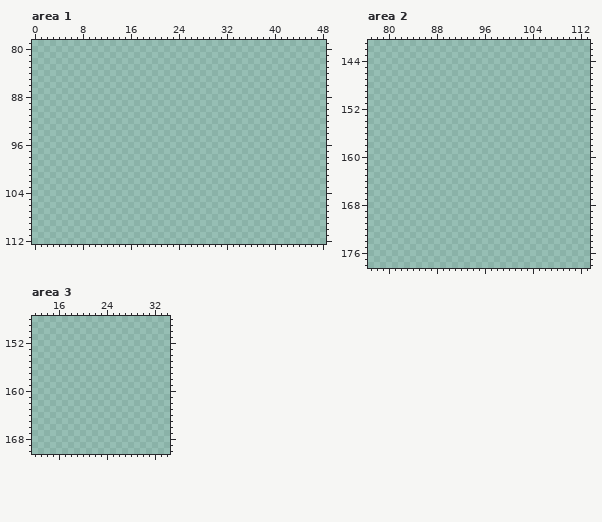
File history of a pixel-art file, assets/ld51.aseprite. The picture above was drawn from the file before the commit.
512x512 pixels, 1 frame. Colours within 5 levels of each other are drawn and written as one. Shown: area 1: x 0..48, y 79..112; area 2: x 77..113, y 141..178; area 3: x 12..34, y 148..170. The commit also changed other parts of the picture, which this record leaves out.
After:
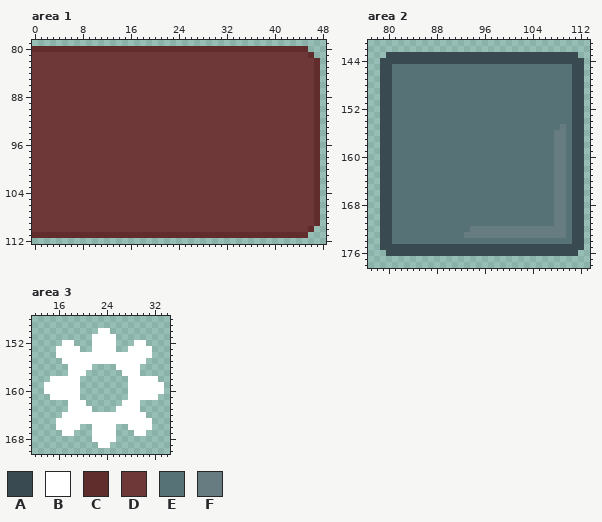
Palette (. is transparent): A #394a50  B #ffffff  C #602c2c  D #6e3838  E #577277  F #677c80
Difference:
Area 1, layer "Sol + mur":
y 80: x 0..45 .............................................. -> CCCCCCCCCCCCCCCCCCCCCCCCCCCCCCCCCCCCCCCCCCCCCC
y 81: x 0..46 ............................................... -> DDDDDDDDDDDDDDDDDDDDDDDDDDDDDDDDDDDDDDDDDDDDDDC
y 82..109: x 0..47 ................................................ -> DDDDDDDDDDDDDDDDDDDDDDDDDDDDDDDDDDDDDDDDDDDDDDDC
y 110: x 0..46 ............................................... -> DDDDDDDDDDDDDDDDDDDDDDDDDDDDDDDDDDDDDDDDDDDDDDC
y 111: x 0..45 .............................................. -> CCCCCCCCCCCCCCCCCCCCCCCCCCCCCCCCCCCCCCCCCCCCCC
Area 2, layer "Client":
y 143: x 80..111 ................................ -> AAAAAAAAAAAAAAAAAAAAAAAAAAAAAAAA
y 144: x 79..112 .................................. -> AAAAAAAAAAAAAAAAAAAAAAAAAAAAAAAAAA
y 145..154: x 79..112 .................................. -> AAEEEEEEEEEEEEEEEEEEEEEEEEEEEEEEAA
y 155: x 79..112 .................................. -> AAEEEEEEEEEEEEEEEEEEEEEEEEEEEEFEAA
y 156..171: x 79..112 .................................. -> AAEEEEEEEEEEEEEEEEEEEEEEEEEEEFFEAA
y 172: x 79..112 .................................. -> AAEEEEEEEEEEEEEFFFFFFFFFFFFFFFFEAA
y 173: x 79..112 .................................. -> AAEEEEEEEEEEEEFFFFFFFFFFFFFFFFFEAA
y 174: x 79..112 .................................. -> AAEEEEEEEEEEEEEEEEEEEEEEEEEEEEEEAA
y 175: x 79..112 .................................. -> AAAAAAAAAAAAAAAAAAAAAAAAAAAAAAAAAA
y 176: x 80..111 ................................ -> AAAAAAAAAAAAAAAAAAAAAAAAAAAAAAAA
Area 3, layer "Fauteuil":
y 150: x 23..24 .. -> BB
y 151: x 22..25 .... -> BBBB
y 152: x 17..18 .. -> BB; x 22..25 .... -> BBBB; x 29..30 .. -> BB
y 153: x 16..19 .... -> BBBB; x 22..25 .... -> BBBB; x 28..31 .... -> BBBB
y 154: x 16..31 ................ -> BBBBBBBBBBBBBBBB
y 155: x 17..30 .............. -> BBBBBBBBBBBBBB
y 156: x 18..21 .... -> BBBB; x 26..29 .... -> BBBB
y 157: x 18..20 ... -> BBB; x 27..29 ... -> BBB
y 158: x 15..19 ..... -> BBBBB; x 28..32 ..... -> BBBBB
y 159..160: x 14..19 ...... -> BBBBBB; x 28..33 ...... -> BBBBBB
y 161: x 15..19 ..... -> BBBBB; x 28..32 ..... -> BBBBB
y 162: x 18..20 ... -> BBB; x 27..29 ... -> BBB
y 163: x 18..21 .... -> BBBB; x 26..29 .... -> BBBB
y 164: x 17..30 .............. -> BBBBBBBBBBBBBB
y 165: x 16..31 ................ -> BBBBBBBBBBBBBBBB
y 166: x 16..19 .... -> BBBB; x 22..25 .... -> BBBB; x 28..31 .... -> BBBB
y 167: x 17..18 .. -> BB; x 22..25 .... -> BBBB; x 29..30 .. -> BB
y 168: x 22..25 .... -> BBBB
y 169: x 23..24 .. -> BB
Boxes around the changes in both pictures, in picture pixels (x1, y1, x2, y2):
added: (32, 46, 320, 238)
added: (380, 52, 584, 256)
added: (44, 328, 164, 448)
